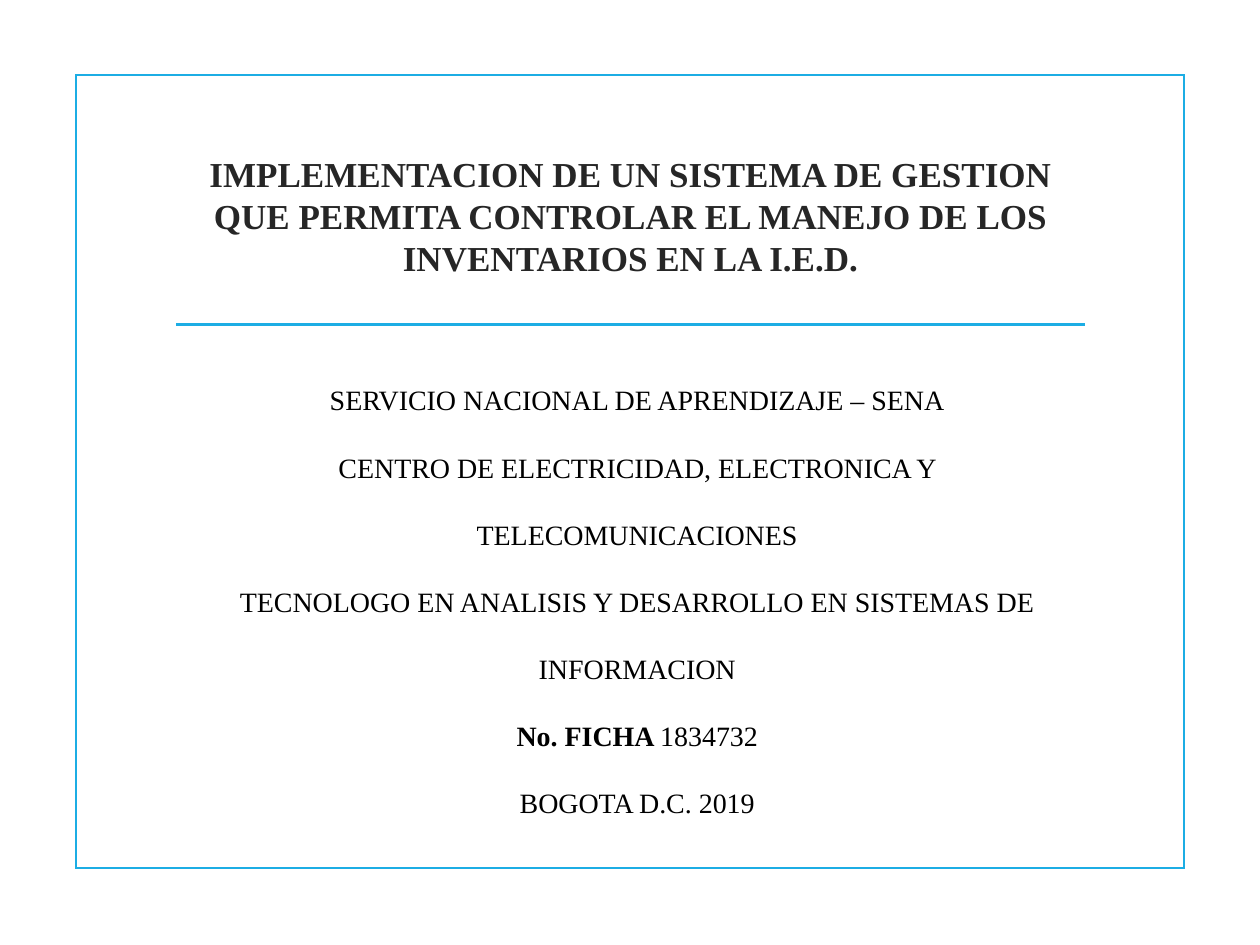
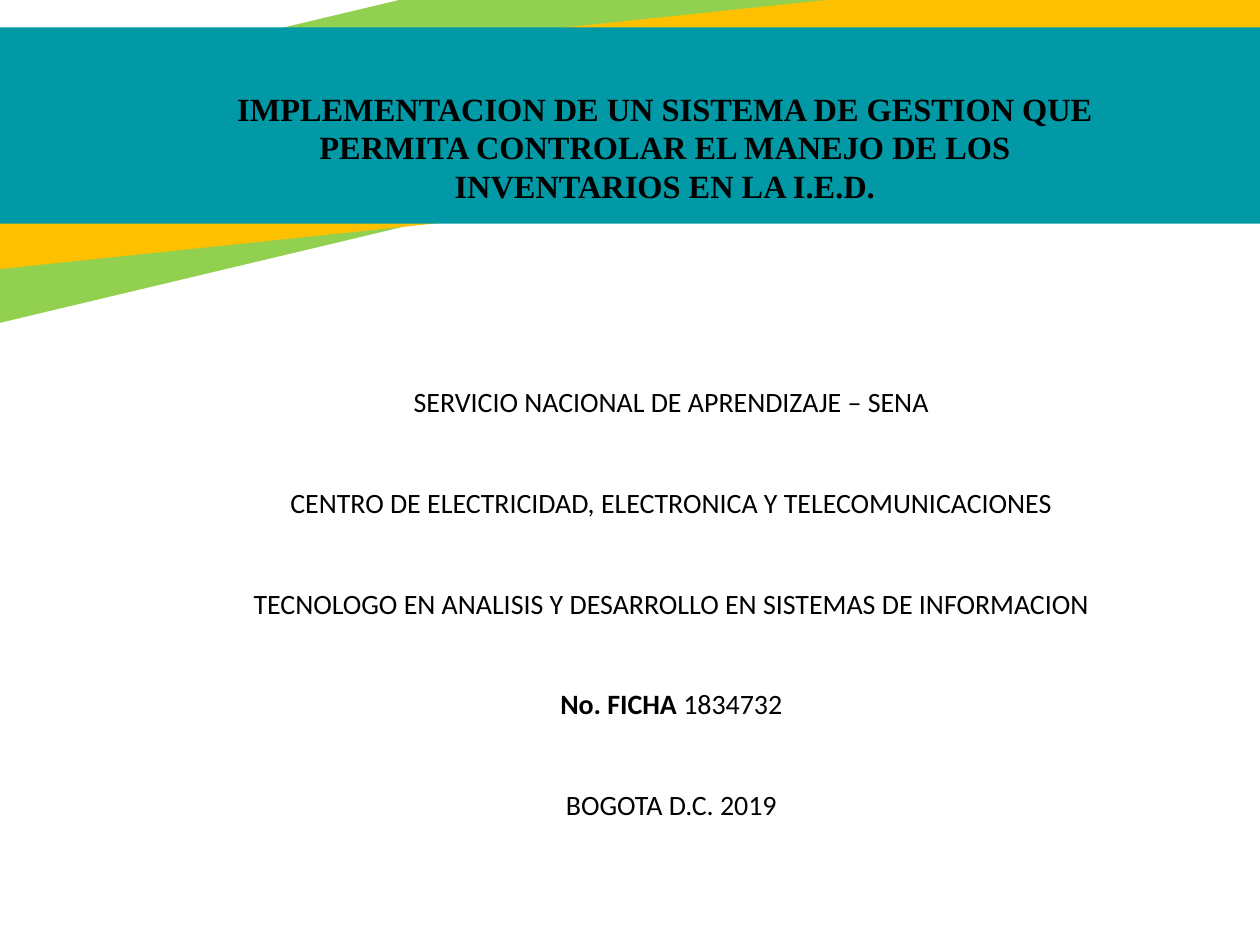
Before and after one commit to jackas779/proyecto, a slide deck: slide 2 of Presentación - Proyecto.pptx (slide 1 before the commit). Drawn at 1260x945 pixels with LibreOffice and Linux fonts; fonts in the diff are those of the drawing; background and template pictures are left out. Boxes give left, top, right and bottom in pixels: in the first picture for what was removed or moved away, otherwise in the second. Text is boxed around its words. In the diff, an @@ line names an element or a change of style, - is before the commit and + after.

```diff
--- a/Presentación - Proyecto.pptx
+++ b/Presentación - Proyecto.pptx
@@ rectangle added at (0,0,1260,387), fill #92D050 @@
@@ rectangle added at (0,0,1260,283), fill #FFC000 @@
@@ rectangle added at (0,28,1260,224), fill #0099A5 @@
@@ rectangle removed at (77,74,1184,868) @@
@@ text "IMPLEMENTACION DE UN SISTEMA DE ...": place and size @@
-text "IMPLEMENTACION DE UN SISTEMA DE ..." at (209,164,1051,272)
+text "IMPLEMENTACION DE UN SISTEMA DE ..." at (237,99,1092,199)
@@ text "IMPLEMENTACION DE UN SISTEMA DE ..." at (237,99,1092,199): size 20 to 18.5 pt, text colour #262626 to #000000; vertical alignment middle to top @@
@@ line removed from (176, 325) to (1085, 325) @@
@@ text "SERVICIO NACIONAL DE APRENDIZAJE – ...": place and size @@
-text "SERVICIO NACIONAL DE APRENDIZAJE – ..." at (240,391,1034,814)
+text "SERVICIO NACIONAL DE APRENDIZAJE – ..." at (254,394,1088,816)
@@ text "SERVICIO NACIONAL DE APRENDIZAJE – ..." at (254,394,1088,816): font Times New Roman to Calibri; line spacing 2 to 3 @@
```
Also in this commit, not shown: 24 other slides changed, 4 slides added, 3 slides removed.
